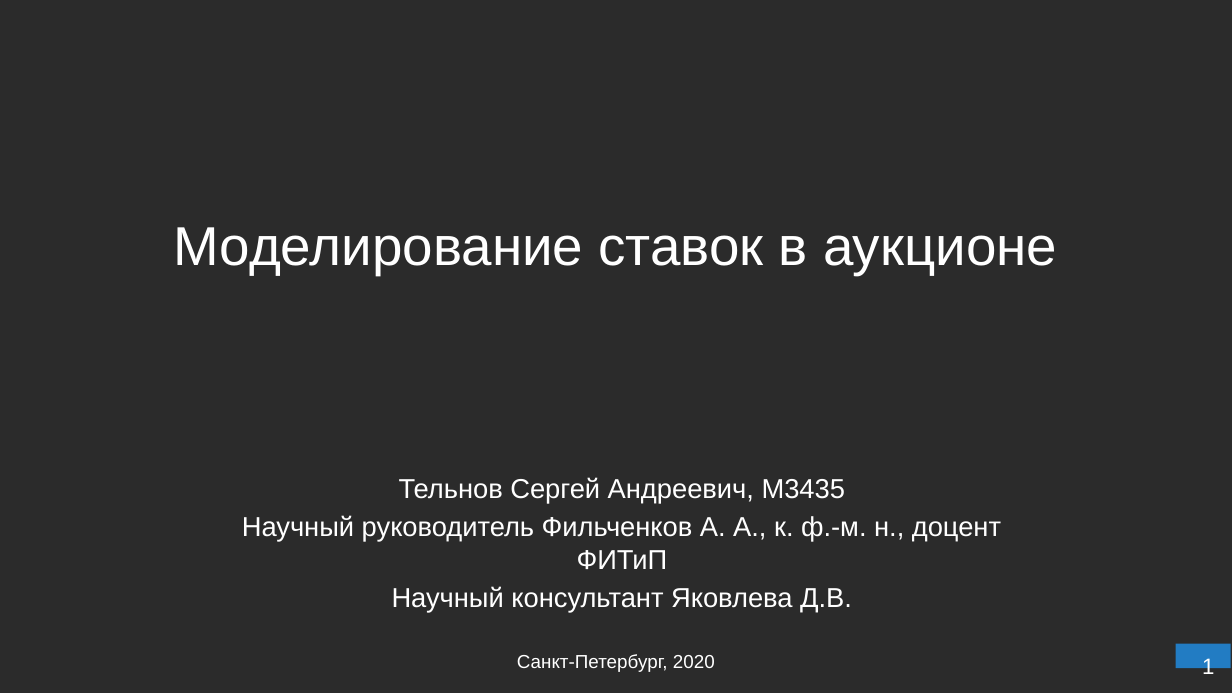
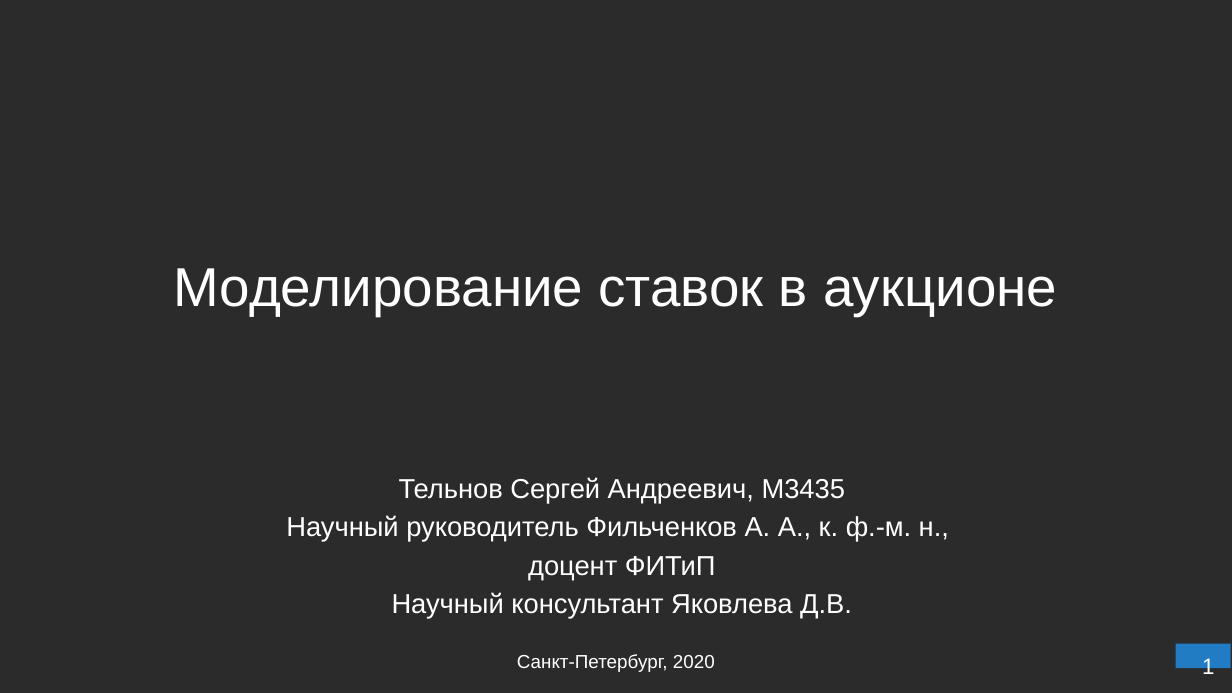
Before and after one commit to SerTelnov/landscape-forecasting, a slide deck: slide 1 of stuff/docs/2020-pps-forecasting.pptx. Drawn at 1232x693 pixels with LibreOffice and Linux fonts; fonts in the diff are those of the drawing; background and template pictures are left out; a plain dark background stands for a picture behind light text. Boxes give left, top, right and bottom in pixels: in the first picture for what was removed or moved away, otherwise in the second. Text is boxed around its words. In the diff, an @@ line names an element or a change of style, - is before the commit and + after.

```diff
--- a/stuff/docs/2020-pps-forecasting.pptx
+++ b/stuff/docs/2020-pps-forecasting.pptx
@@ title "Моделирование ставок в аукционе": place and size @@
-title "Моделирование ставок в аукционе" at (173, 227, 1057, 275)
+title "Моделирование ставок в аукционе" at (173, 268, 1057, 315)
@@ text at (286, 515, 949, 580): text changed @@
-Научный руководитель Фильченков А. А., к. ф.-м. н., доцент ФИТиП
+Научный руководитель Фильченков А. А., к. ф.-м. н.,
+доцент ФИТиП
```
Also in this commit, not shown: 11 other slides changed, 9 slides added, 2 slides removed.
